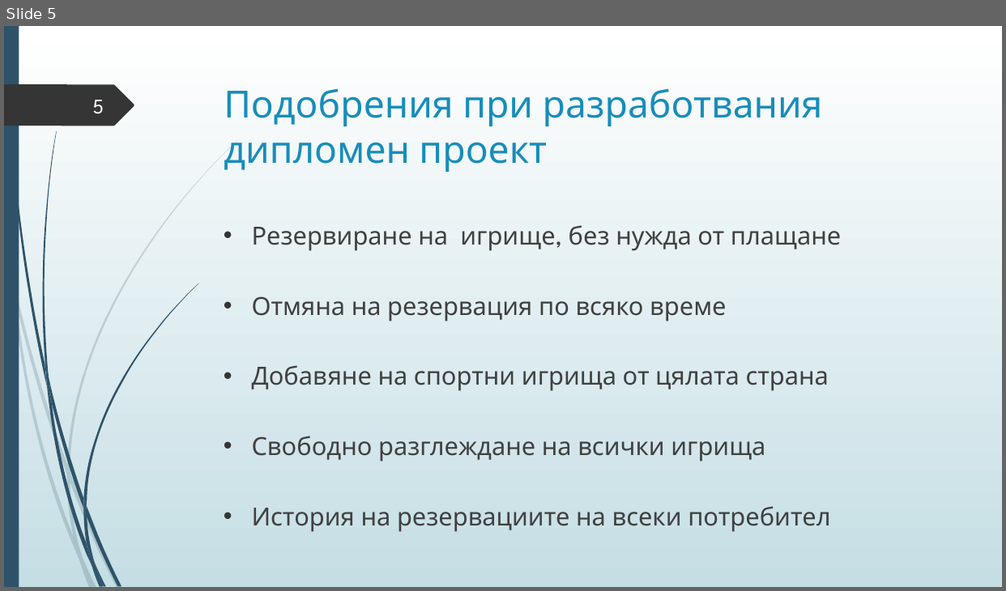
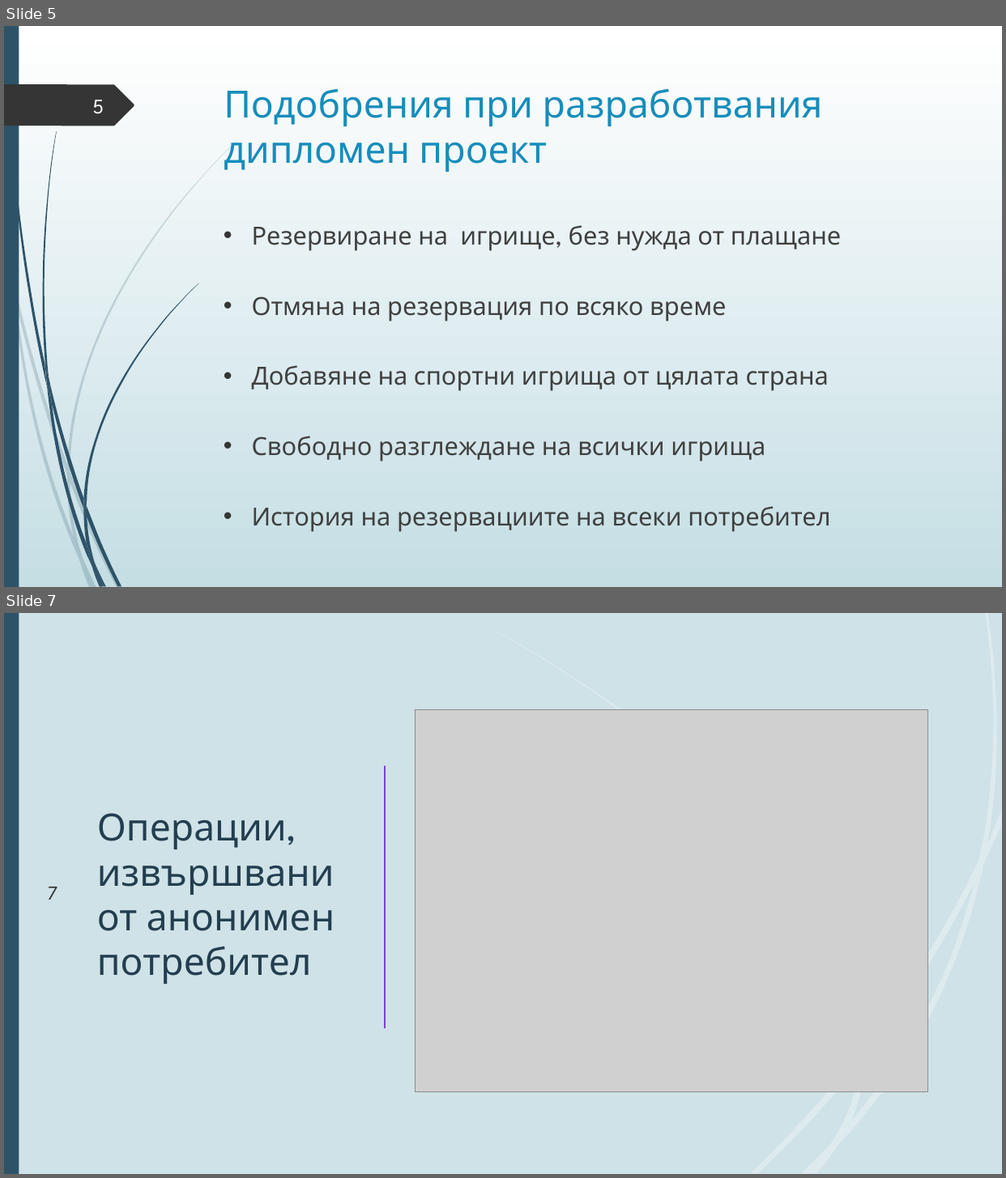
Before and after one commit to Izabel96/PlayingFieldReservations, a slide deck: Дипломна защита.pptx. Shown one above the other, each under a label of ours: slide 5 before the commit, slides 5 and 7 after it; the slides between them are not shown. The pictures are 1006x591 and 1006x1178 pixels, drawn with LibreOffice and Linux fonts; fonts in the diff are those of the drawing; grey boxes stand for pictures. Boxes give left, top, right and bottom in pixels: in the first picture for what was removed or moved away, otherwise in the second. Text is boxed around its words. In the diff, an @@ line names an element or a change of style, - is before the commit and + after.

```diff
--- a/Дипломна защита.pptx
+++ b/Дипломна защита.pptx
@@ slide 7 added at box(4, 613, 1002, 1174), background #CFE2E7; not listed: 11 template elements that a slide beside it also shows @@
@@ rectangle added at box(4, 613, 1002, 1174), fill #CFE2E7 @@
@@ rectangle added at box(4, 613, 19, 1174), fill #2E5369 @@
@@ picture added at box(415, 709, 928, 1093) @@
@@ line added from (385, 766) to (385, 1029), #7E40CC 1.25 pt @@
@@ title added at box(97, 813, 334, 984), 36 pt, text #233E4F @@
+Операции, извършвани от анонимен потребител
@@ page number added at box(48, 887, 58, 900), 19 pt, text #353535 @@
+7
@@ group added at box(496, 613, 1002, 1174): 11 freeform shapes @@
```
Also in this commit, not shown: 2 other slides added.
